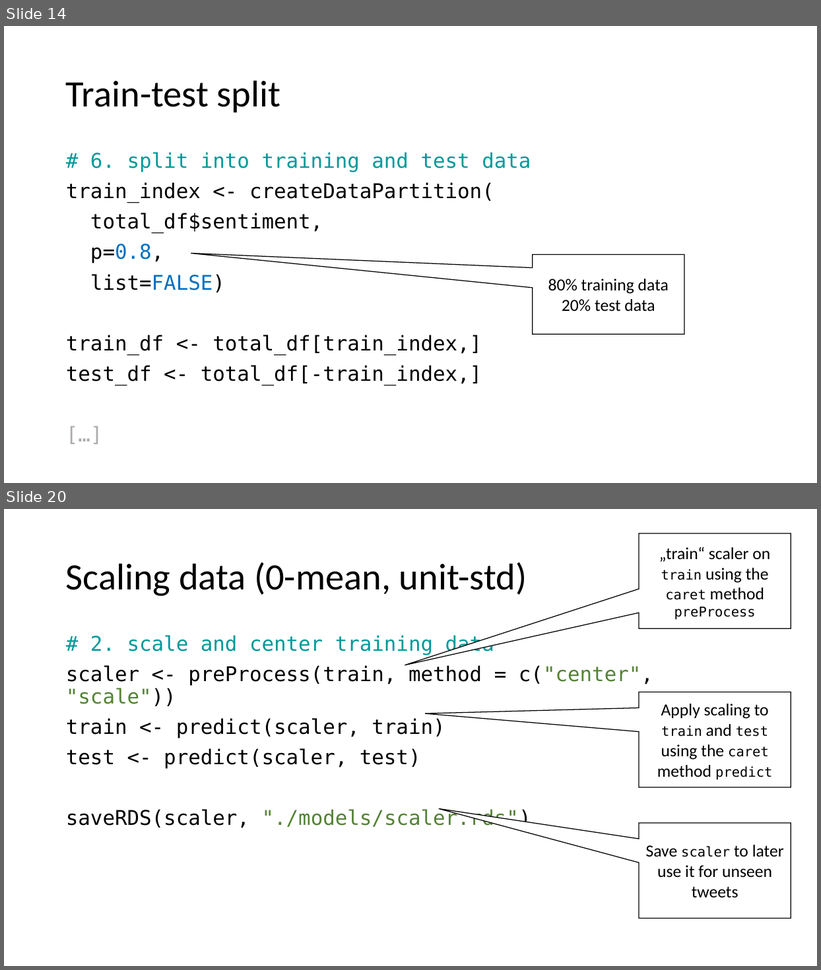
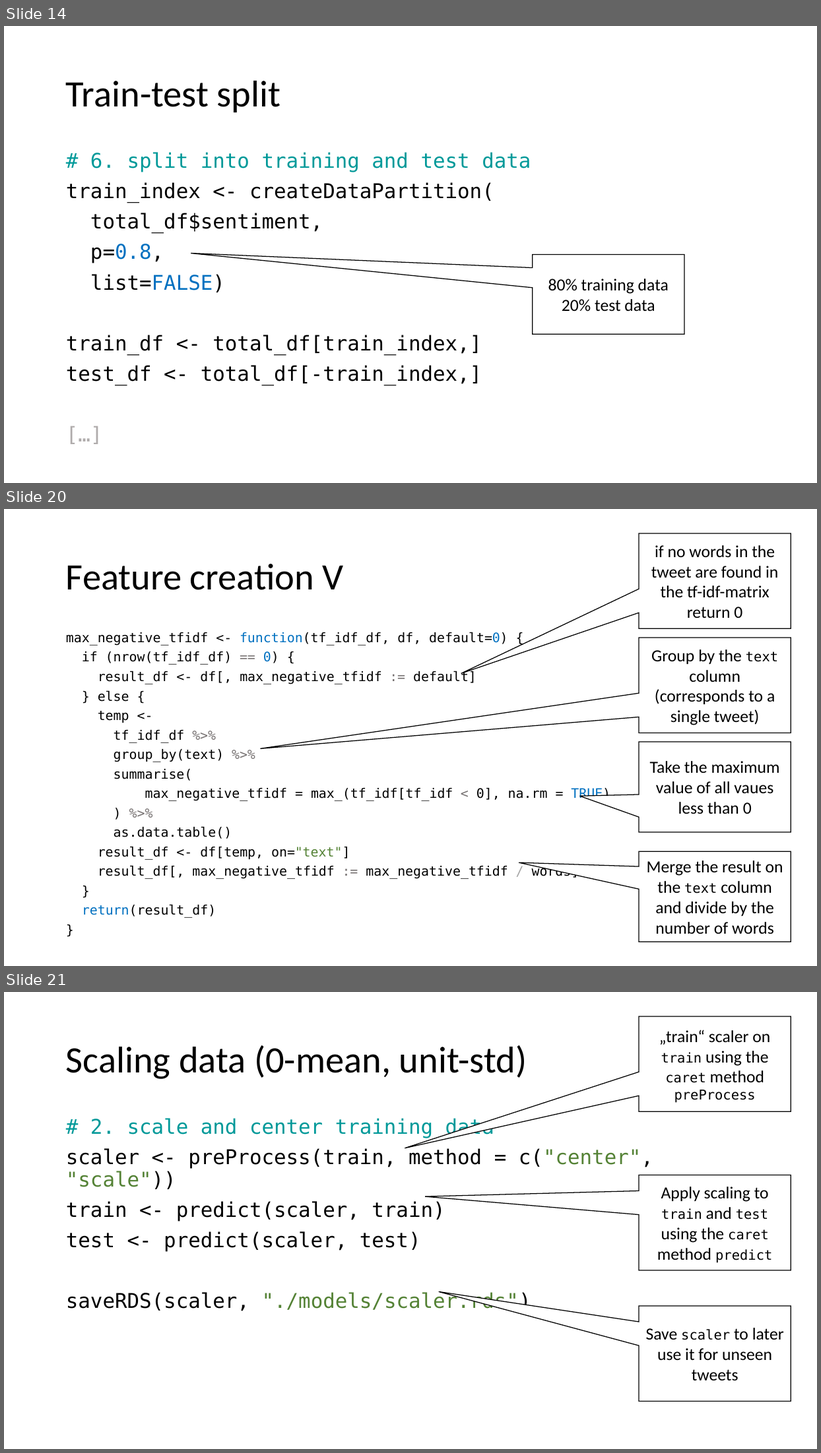
Before and after one commit to samuelstelzer/twitter_sentiment_analysis, a slide deck: handson_workshop.pptx. Shown one above the other, each under a label of ours: slides 14 and 20 before the commit, slides 14, 20 and 21 after it; the slides between them are not shown. The pictures are 821x970 and 821x1453 pixels, drawn with LibreOffice and Linux fonts; fonts in the diff are those of the drawing. Boxes give left, top, right and bottom in pixels: in the first picture for what was removed or moved away, otherwise in the second. Text is boxed around its words. In the diff, an @@ line names an element or a change of style, - is before the commit and + after.

Commit message:
Fix issue with positive_words Fix feature creation method

```diff
--- a/handson_workshop.pptx
+++ b/handson_workshop.pptx
@@ slide 20 added at [4, 509, 817, 966], background #FFFFFF @@
@@ speech box added at [639, 533, 791, 628], fill #FFFFFF, outline #000000 1 pt, 20 pt, text #000000 @@
+if no words in the tweet are found in the tf-idf-matrix return 0
@@ title added at [66, 564, 344, 590], 44 pt, text #000000 @@
+Feature creation V
@@ text added at [66, 632, 611, 918], 15.5 pt, text #000000 @@
+max_negative_tfidf <- function(tf_idf_df, df, default=0) {
+if (nrow(tf_idf_df) == 0) {
+result_df <- df[, max_negative_tfidf := default]
+} else {
+temp <-
+tf_idf_df %>%
+group_by(text) %>%
+summarise(
+max_negative_tfidf = max_(tf_idf[tf_idf < 0], na.rm = TRUE)
+) %>%
+as.data.table()
+result_df <- df[temp, on="text"]
+result_df[, max_negative_tfidf := max_negative_tfidf / words]
+}
+return(result_df)
+}
@@ speech box added at [639, 638, 791, 733], fill #FFFFFF, outline #000000 1 pt, 20 pt, text #000000 @@
+Group by the text column (corresponds to a single tweet)
@@ speech box added at [639, 742, 791, 832], fill #FFFFFF, outline #000000 1 pt, 20 pt, text #000000 @@
+Take the maximum value of all vaues less than 0
@@ speech box added at [639, 852, 791, 942], fill #FFFFFF, outline #000000 1 pt, 20 pt, text #000000 @@
+Merge the result on the text column and divide by the number of words
@@ what was slide 20 is now slide 21 @@
```
Also in this commit, not shown: 9 slides changed, 3 other slides added, 1 slide removed, 11 other files.
